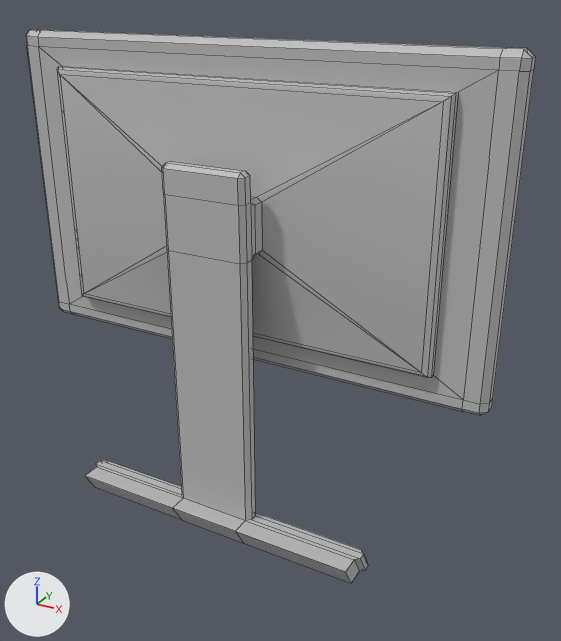
Two versions of the FBX model Assets/Building Segments/Models/Office Resources/Monitor.fbx, one commit apart.
Camera for both pictures: a 50 mm lens placed at (0.0299, -0.0455, 0.0227), pointed at (0.0043, 0.0009, -0.0005). The lights are fixed; the arrows at lower left show +X, +Y and +Z. Mesh edges are drawn as thin lines. Where no turn or scale is listed for an object, it has been applied to the vertices.

In view in the first picture: 'pasted__pCube2'.
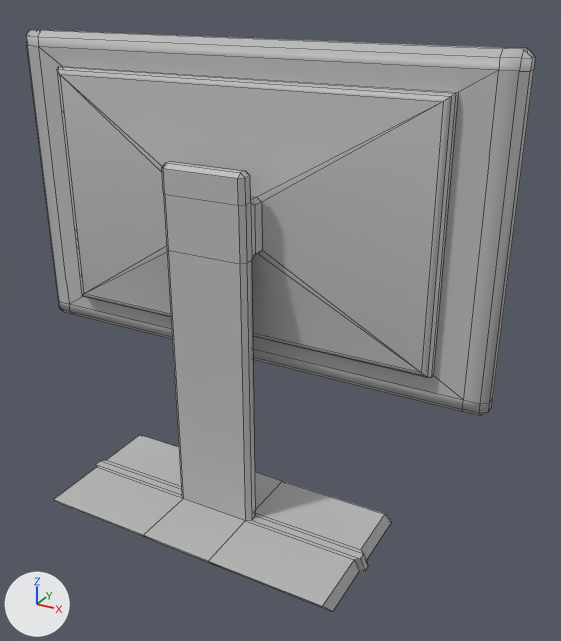
The change, as a list of edits to the scene's bpy script:
```text
Change me_mesh:
    where me_mesh.from_pydata(...)  # 170 vertices, 174 faces; spans x -0.0199..0.0199, y -0.004..0.004, z -0.019..0.019
    used by ob_pasted__pcube2; location = (0.0, 0.0, 0.0)
    verts and faces of me_mesh; kept vertices keep their numbers, new ones are numbered from 170
    before: 130 (0.003, -0.0012, -0.017), 133 (-0.003, -0.0012, -0.017), 139 (-0.003, -0.0001, -0.019), 140 (0.003, -0.0001, -0.019), 147 (0.0125, -0.0012, -0.017) at pixel (360, 549)
    before: 149 (0.0125, -0.0001, -0.019), 154 (-0.0124, -0.0012, -0.017) at pixel (105, 460), 156 (-0.0124, -0.0001, -0.019), 162 (0.003, -0.004, -0.017) at pixel (235, 531), 163 (-0.003, -0.004, -0.017) at pixel (172, 508)
    before: 164 (-0.003, -0.0028, -0.019) at pixel (182, 520), 165 (0.003, -0.0028, -0.019) at pixel (243, 543), 166 (0.0125, -0.0028, -0.019) at pixel (351, 583), 167 (0.0125, -0.004, -0.017) at pixel (345, 571), 168 (-0.0124, -0.004, -0.017) at pixel (84, 475)
    before: 169 (-0.0124, -0.0028, -0.019) at pixel (95, 487)
    me_mesh part 1
    add delete_faces([(130, 140, 139, 133), (130, 147, 149, 140), (133, 139, 156, 154)])
    add for i in [162, 163, 167, 168]: verts[i] += (0.0, -0.0039, 0.0)
    add for i in [164, 165, 166, 169]: verts[i] += (0.0, -0.0033, 0.0)
    add for new, old in zip([*range(170, 174)], [130, 133, 147, 154]): verts[new] = verts[old] + (0.0, 0.0049, 0.0)
    add for new, old in zip([*range(174, 178)], [139, 140, 149, 156]): verts[new] = verts[old] + (0.0, 0.0056, 0.0)
    add faces += [(170, 175, 174, 171), (170, 172, 176, 175), (171, 174, 177, 173), (130, 170, 171, 133), (139, 174, 175, 140), (130, 147, 172, 170)]
    add faces += [(147, 149, 176, 172), (140, 175, 176, 149), (139, 156, 177, 174), (154, 173, 177, 156), (133, 171, 173, 154)]
```

Changed parts and their boxes (x1, y1, x2, y2) in the pictures (561 x 641 px):
'pasted__pCube2', reshaped: before (26, 30, 535, 583); after (26, 30, 535, 611)
part 1 of me_mesh, built on: before (85, 467, 359, 583); after (53, 435, 391, 611)
